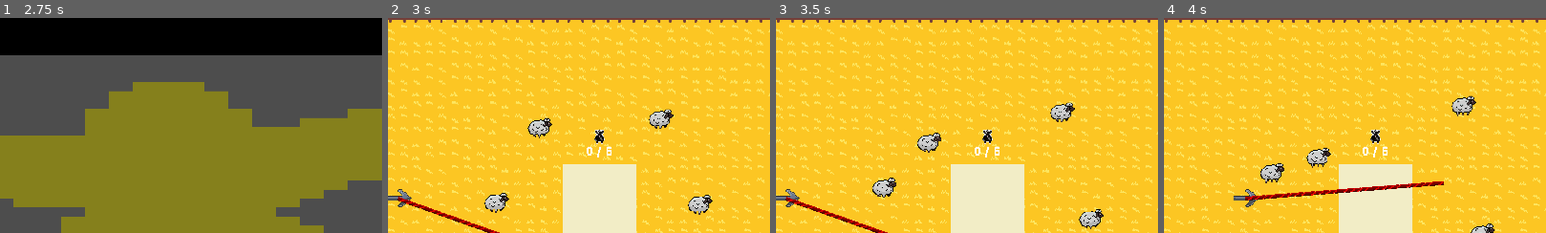
Above: before the commit, frames 1-4 (left to right).
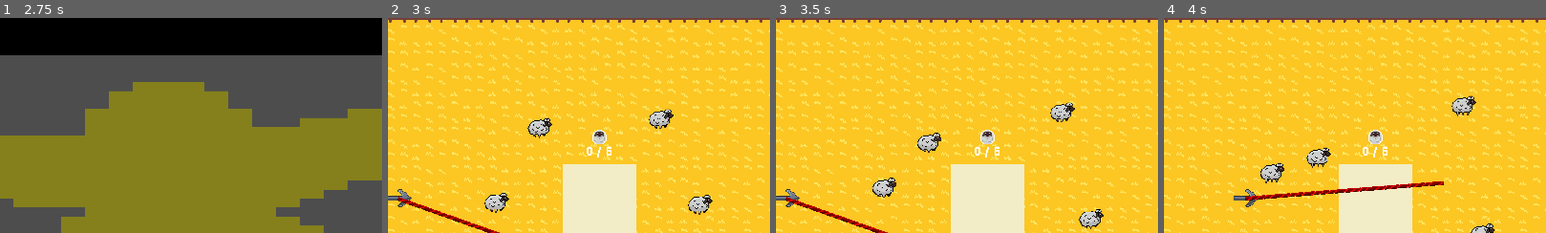
Above: after the commit, the same moments.

Repository: kinghos/GMTK-Game-Jam-2025
Game: Godot game, scene res://scenes/ui/title_screen.tscn
The game is run twice, just before and just after one commit, with the same random seed, the same clock (stepped at 60 frames per second) and the same inputs.
Inputs (mouse positions are % of the whole screen's width and height, from its top left):
- Up to frame 1 (2.75 s): click "PLAY" at 0.5 s; click (95, 92) at 1.25 s; click (95, 92) at 2 s
- Up to frame 2 (3 s): click (96, 93) at 2.75 s
- Up to frame 3 (3.5 s): no input
- Up to frame 4 (4 s): move the mouse to (72, 45) at 3.52 s; hold Right (Right) from 3.53 s (still down); hold Space (Kick) from 3.53 s (still down); click (72, 45) at 3.67 s
The pictures show only the part of the screen within x 26-76%, y 8-58%; the shares and areas given below are measured in that part.

Frame 1 is identical in both runs. In frame 2, 0.2% of the frame differs, in the area x 53-58%, y 51-59%; in frame 3, 0.2%; in frame 4, 0.2%.

Commit message:
lossless png compression + added sheep pen icon

Diff:
--- a/scenes/pen.gd
+++ b/scenes/pen.gd
@@ -11,7 +11,7 @@
 
 const ANIMAL_ICONS = {
 	"Cow": preload("res://assets/graphics/sprites/cow_icon.png"),
-	"Sheep": preload("res://assets/graphics/sprites/cow_icon.png")
+	"Sheep": preload("res://assets/graphics/sprites/sheep_icon.png")
 }
 
 func _ready() -> void:
Binary file changed: assets/graphics/misc/menu_arrow.png
Binary file changed: assets/graphics/misc/menu_arrow_hovering.png
Binary file changed: assets/graphics/misc/menu_button.png
Binary file changed: assets/graphics/misc/menu_button_hovering.png
Binary file changed: assets/graphics/misc/play_button.png
Binary file changed: assets/graphics/misc/play_button_hovering.png
Binary file changed: assets/graphics/misc/skip_button.png
Binary file changed: assets/graphics/misc/skip_button_hovering.png
Binary file changed: assets/graphics/misc/star_particle.png
Binary file changed: assets/graphics/sprites/chicken.png
Binary file changed: assets/graphics/sprites/cow.png
Binary file changed: assets/graphics/sprites/cow_icon.png
(and 9 more such lines)
